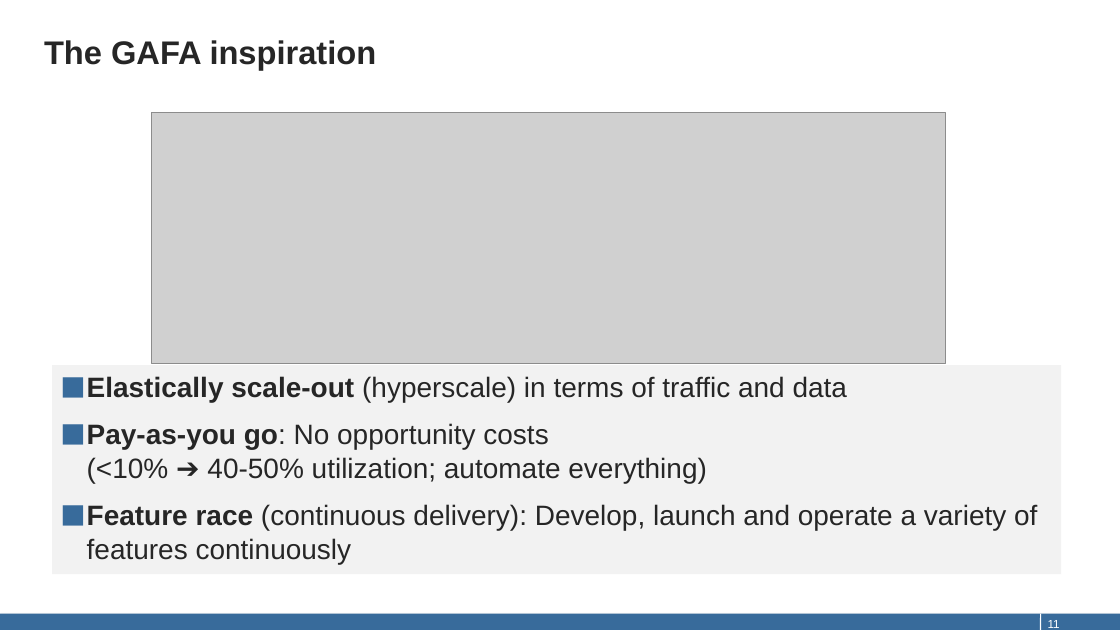
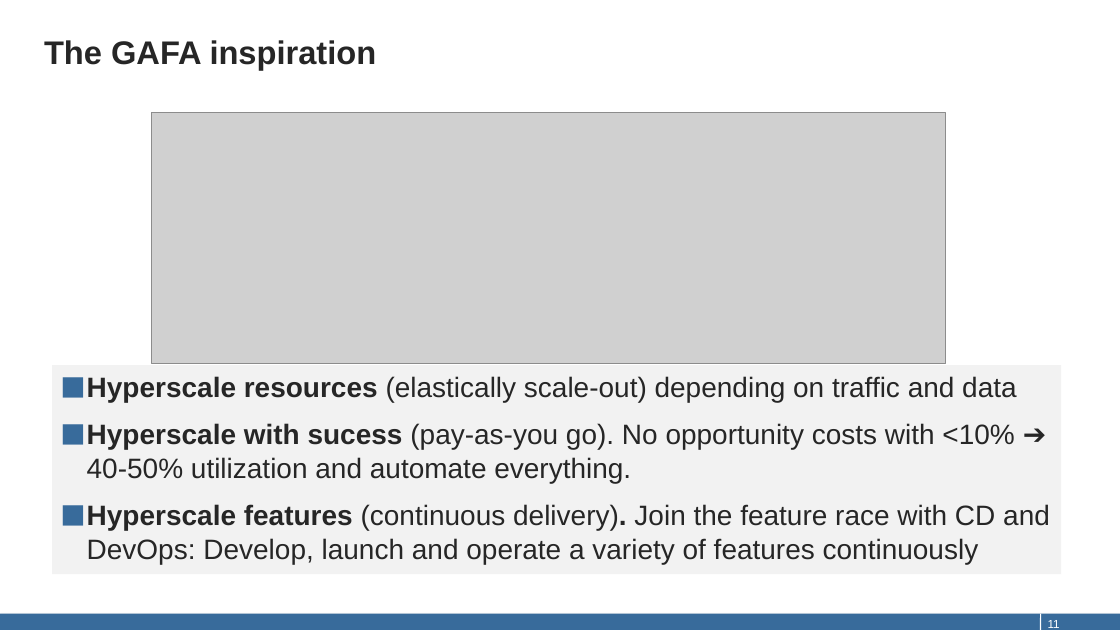
Before and after one commit to qaware/hitchhikers-guide-cloudnative, a slide deck: slide 11 of slides/01-microservices.pptx. Drawn at 1120x630 pixels with LibreOffice and Linux fonts; fonts in the diff are those of the drawing; grey boxes stand for pictures. Boxes give left, top, right and bottom in pixels: in the first picture for what was removed or moved away, otherwise in the second. Text is boxed around its words. In the diff, an @@ line names an element or a change of style, - is before the commit and + after.

Commit message:
Slides v0.9

```diff
--- a/slides/01-microservices.pptx
+++ b/slides/01-microservices.pptx
@@ text at (x1=87, y1=376, x2=1050, y2=564): text changed @@
-■ Elastically scale-out (hyperscale) in terms of traffic and data
-■ Pay-as-you go: No opportunity costs
-  (<10% ➔ 40-50% utilization; automate everything)
-■ Feature race (continuous delivery): Develop, launch and operate a variety of features continuously
+■ Hyperscale resources (elastically scale-out) depending on traffic and data
+■ Hyperscale with sucess (pay-as-you go). No opportunity costs with <10% ➔ 40-50% utilization and automate everything.
+■ Hyperscale features (continuous delivery). Join the feature race with CD and DevOps: Develop, launch and operate a variety of features continuously
```
